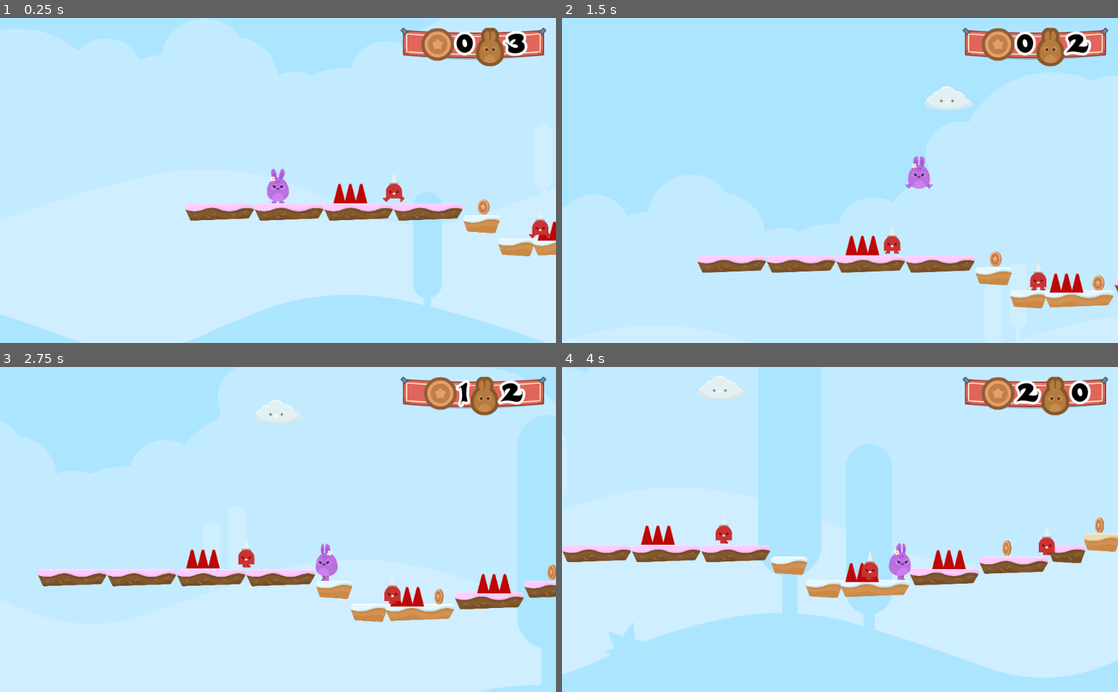
Above: before the commit, frames 1-4 (two rows, left to right).
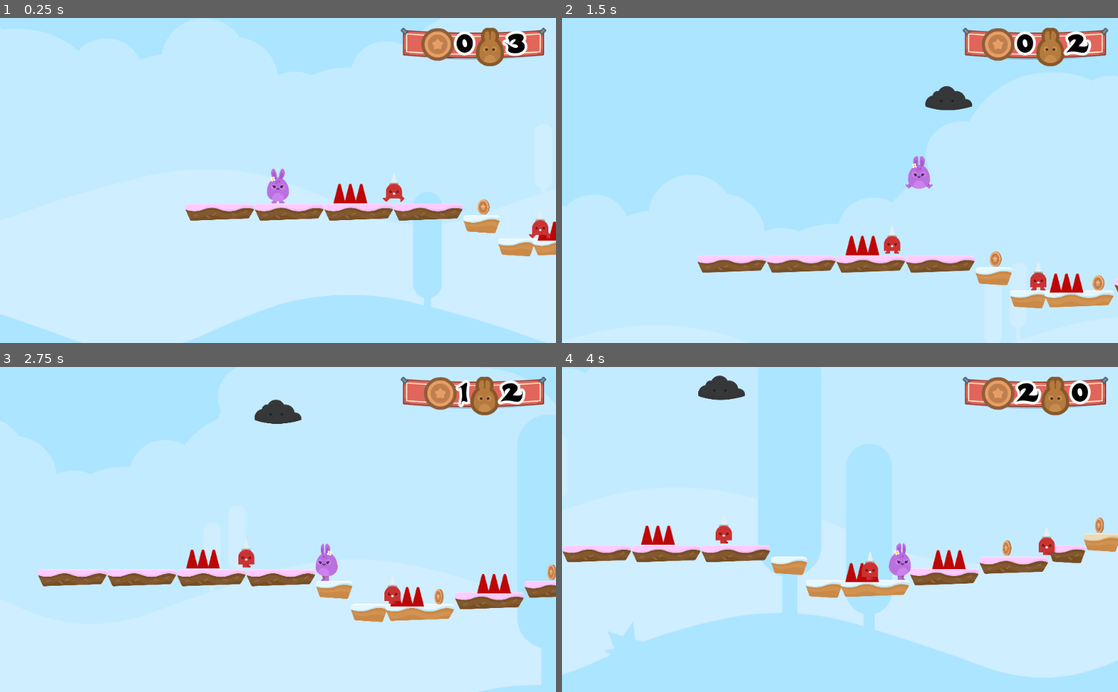
Above: after the commit, the same moments.

Repository: KennedyMungai/SimplePlatformer
Game: Godot game, scene res://Scenes/Levels/Level1.tscn
Same seed, same stepped clock (60 frames per second), same inputs: the game is played once before the commit and once after it.
Inputs:
- Up to frame 1 (0.25 s): no input
- Up to frame 2 (1.5 s): hold D (right) from 0.53 s (still down); tap W (jump) at 0.77 s
- Up to frame 3 (2.75 s): tap W (jump) at 1.52 s; release D (right) at 2.03 s; hold A (left) from 2.03 s (still down)
- Up to frame 4 (4 s): release A (left) at 2.78 s; hold D (right) from 2.78 s (still down); tap W (jump) at 3.02, 3.77 s

The runs differ from the first frame. In frame 1, less than 0.1% of the frame differs, in the area x 80-82%, y 12-13%; in frame 2, 0.4%; in frame 3, 0.4%; in frame 4, 0.4%, in the area x 24-33%, y 2-11%.

Commit message:
Modulated the sporite to make it darker in appearance

Diff:
--- a/Scenes/Cloud.tscn
+++ b/Scenes/Cloud.tscn
@@ -38,6 +38,7 @@
 [node name="Cloud" type="Node2D"]
 
 [node name="Sprite" type="Sprite" parent="."]
+modulate = Color( 0.239216, 0.231373, 0.231373, 1 )
 texture = ExtResource( 1 )
 
 [node name="AnimationPlayer" type="AnimationPlayer" parent="Sprite"]
